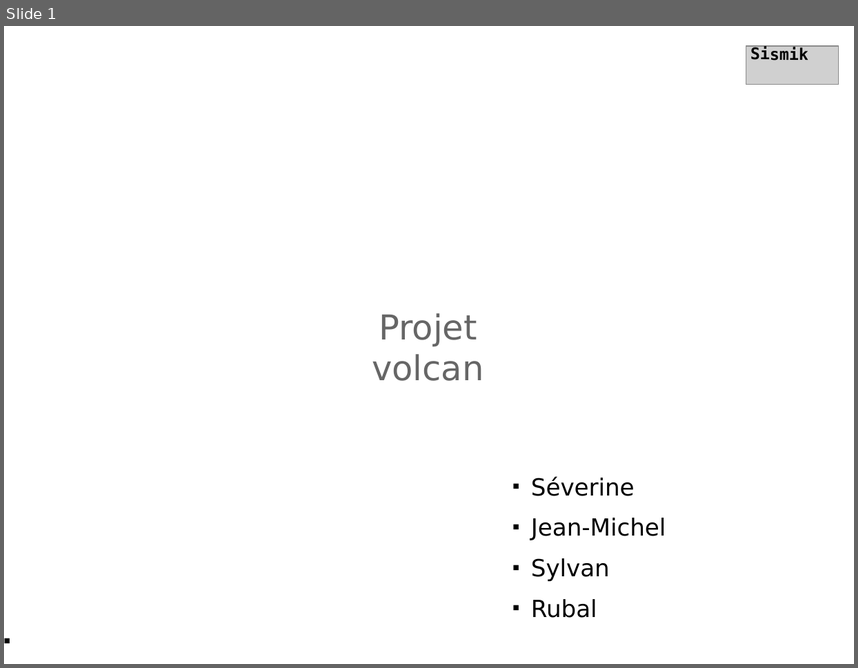
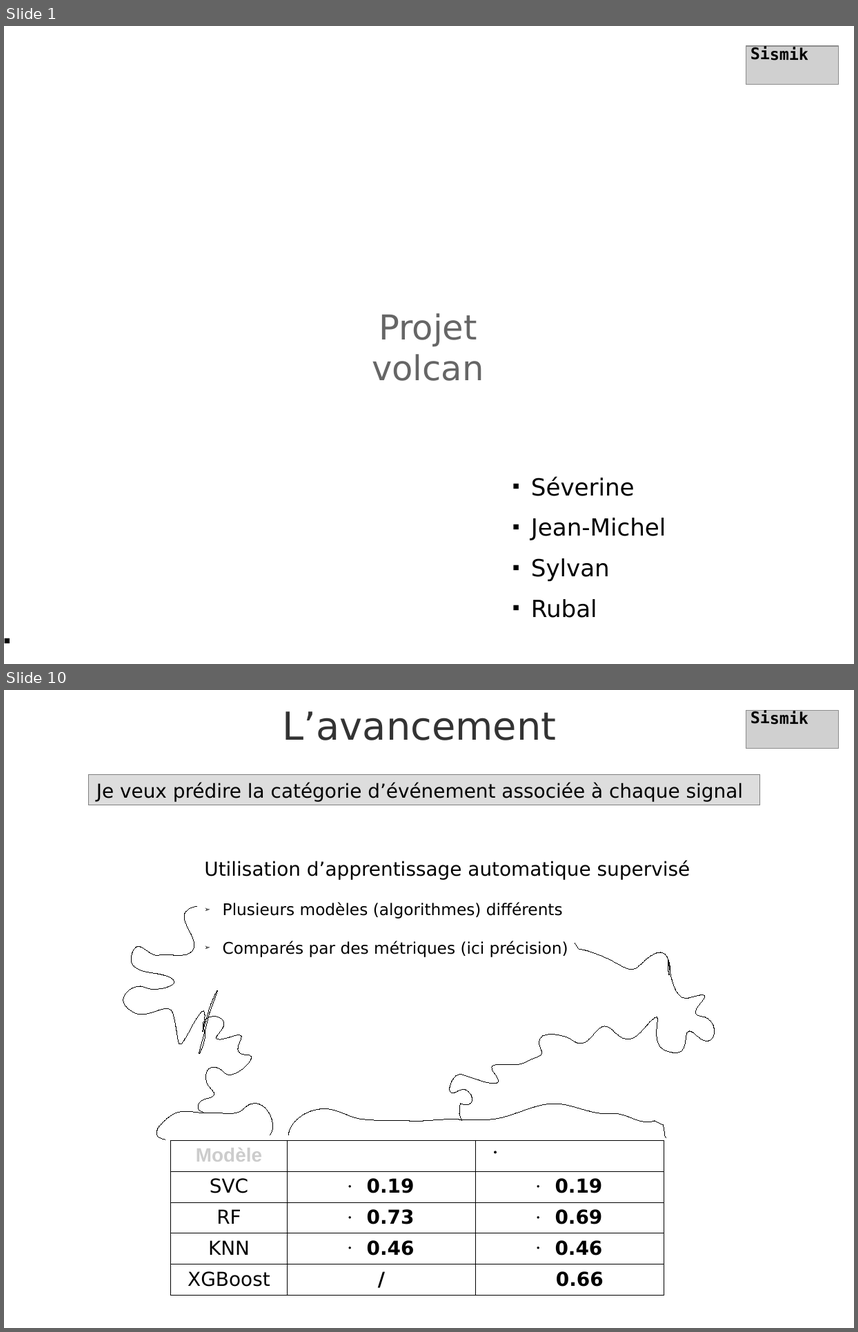
Before and after one commit to rubalravinder/cas_etude_volcano, a slide deck: prez_finale_sismik.odp. Shown one above the other, each under a label of ours: slide 1 before the commit, slides 1 and 10 after it; the slides between them are not shown. The pictures are 858x668 and 858x1332 pixels, drawn with LibreOffice and Linux fonts; fonts in the diff are those of the drawing; grey boxes stand for pictures; background and template pictures are left out. Boxes give left, top, right and bottom in pixels: in the first picture for what was removed or moved away, otherwise in the second. Text is boxed around its words. In the diff, an @@ line names an element or a change of style, - is before the commit and + after.

```diff
--- a/prez_finale_sismik.odp
+++ b/prez_finale_sismik.odp
@@ slide 10 added at [4, 690, 854, 1328], background picture (left out) @@
@@ picture added at [746, 710, 839, 749] @@
@@ text added at [751, 710, 809, 724], 15 pt, text #000000, bold @@
+Sismik
@@ title added at [283, 711, 557, 740], 36 pt, text #333333 @@
+L’avancement
@@ rectangle added at [89, 775, 760, 805], fill #DDDDDD, outline #808080 0 pt, 18 pt, text #000000 @@
+Je veux prédire la catégorie d’événement associée à chaque signal
@@ text added at [204, 860, 691, 957], 15 pt, text #000000 @@
+Utilisation d’apprentissage automatique supervisé
+➢ Plusieurs modèles (algorithmes) différents
+➢ Comparés par des métriques (ici précision)
@@ freeform shape added at [123, 906, 252, 1112], outline #000000 0 pt @@
@@ freeform shape added at [450, 943, 715, 1121], outline #000000 0 pt @@
@@ freeform shape added at [156, 1103, 273, 1141], outline #000000 0 pt @@
@@ freeform shape added at [289, 1103, 666, 1137], outline #000000 0 pt @@
@@ table added at [170, 1141, 664, 1289], 5 rows, 3 columns @@
+Modèle | Accuracy w/ selection | Accuracy selection1
+SVC | 0.19 | 0.19
+RF | 0.73 | 0.69
+KNN | 0.46 | 0.46
+XGBoost | / | 0.66
```
Also in this commit, not shown: 3 slides changed, 17 other slides added, 10 slides removed, 4 other files.
